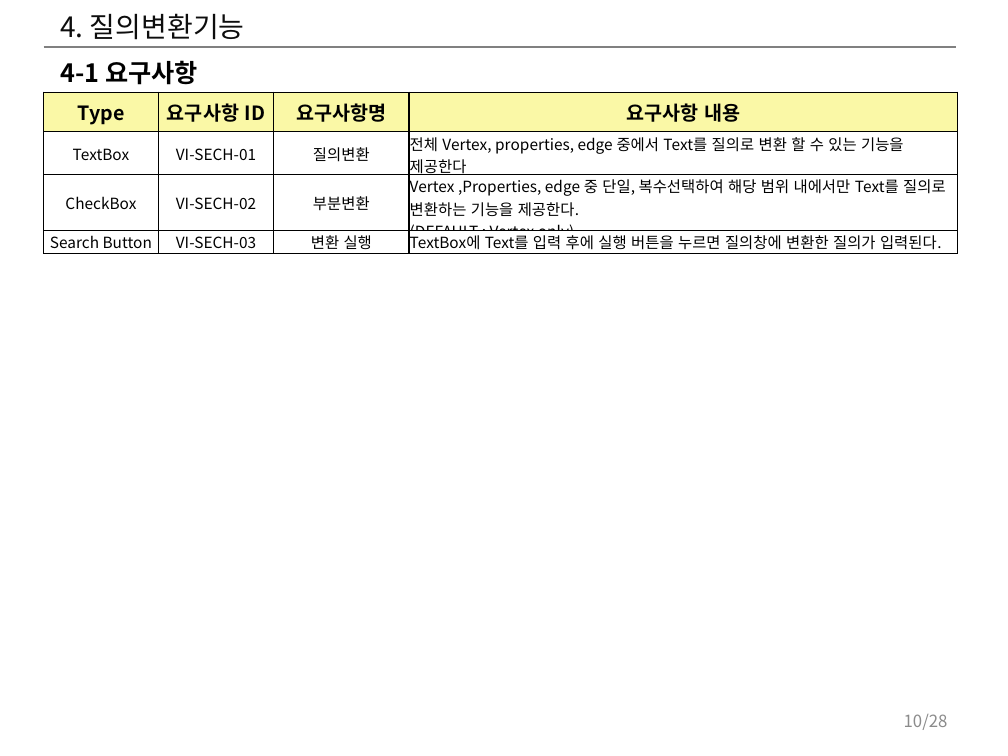
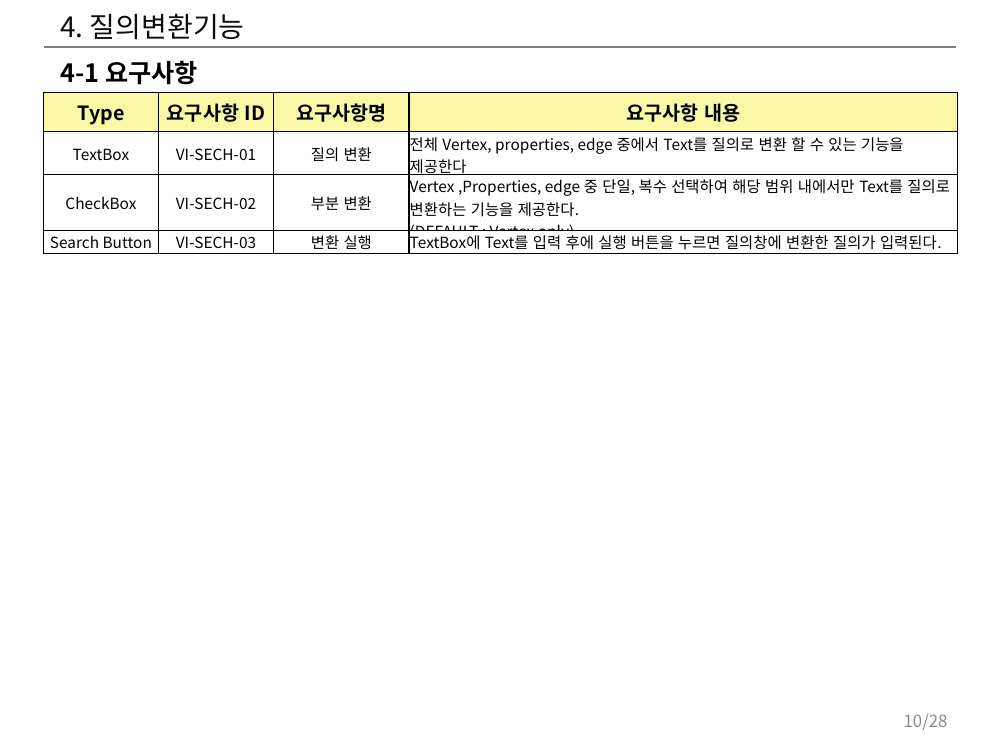
Before and after one commit to postech-dblab-iitp/visual-tool, a slide deck: slide 10 of ViT_docs/시각화도구_UI_UX_기획서.pptx. Drawn at 1008x756 pixels with LibreOffice and Linux fonts; fonts in the diff are those of the drawing. Boxes give left, top, right and bottom in pixels: in the first picture for what was removed or moved away, otherwise in the second. Text is boxed around its words. In the diff, an @@ line names an element or a change of style, - is before the commit and + after.

```diff
--- a/ViT_docs/시각화도구_UI_UX_기획서.pptx
+++ b/ViT_docs/시각화도구_UI_UX_기획서.pptx
@@ table at (43,93,958,268) @@
-row 2, column 3: 질의변환
+row 2, column 3: 질의 변환
-row 3, column 3: 부분변환
+row 3, column 3: 부분 변환
-row 3, column 4: Vertex ,Properties, edge 중 단일, 복수선택하여 해당 범위 내에서만 Text를 질의로 변환하는 기능을 제공한다. (DEFAULT : Vertex only)
+row 3, column 4: Vertex ,Properties, edge 중 단일, 복수 선택하여 해당 범위 내에서만 Text를 질의로 변환하는 기능을 제공한다. (DEFAULT : Vertex only)
```
Also in this commit, not shown: 5 other slides changed, 2 other files.
